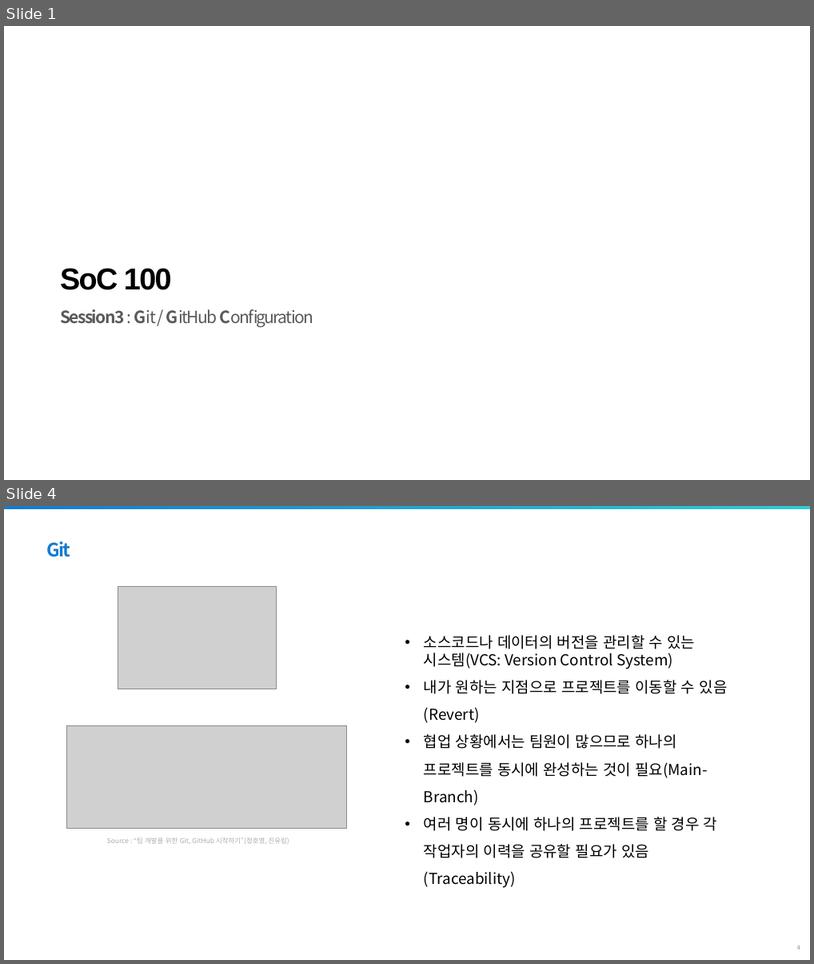
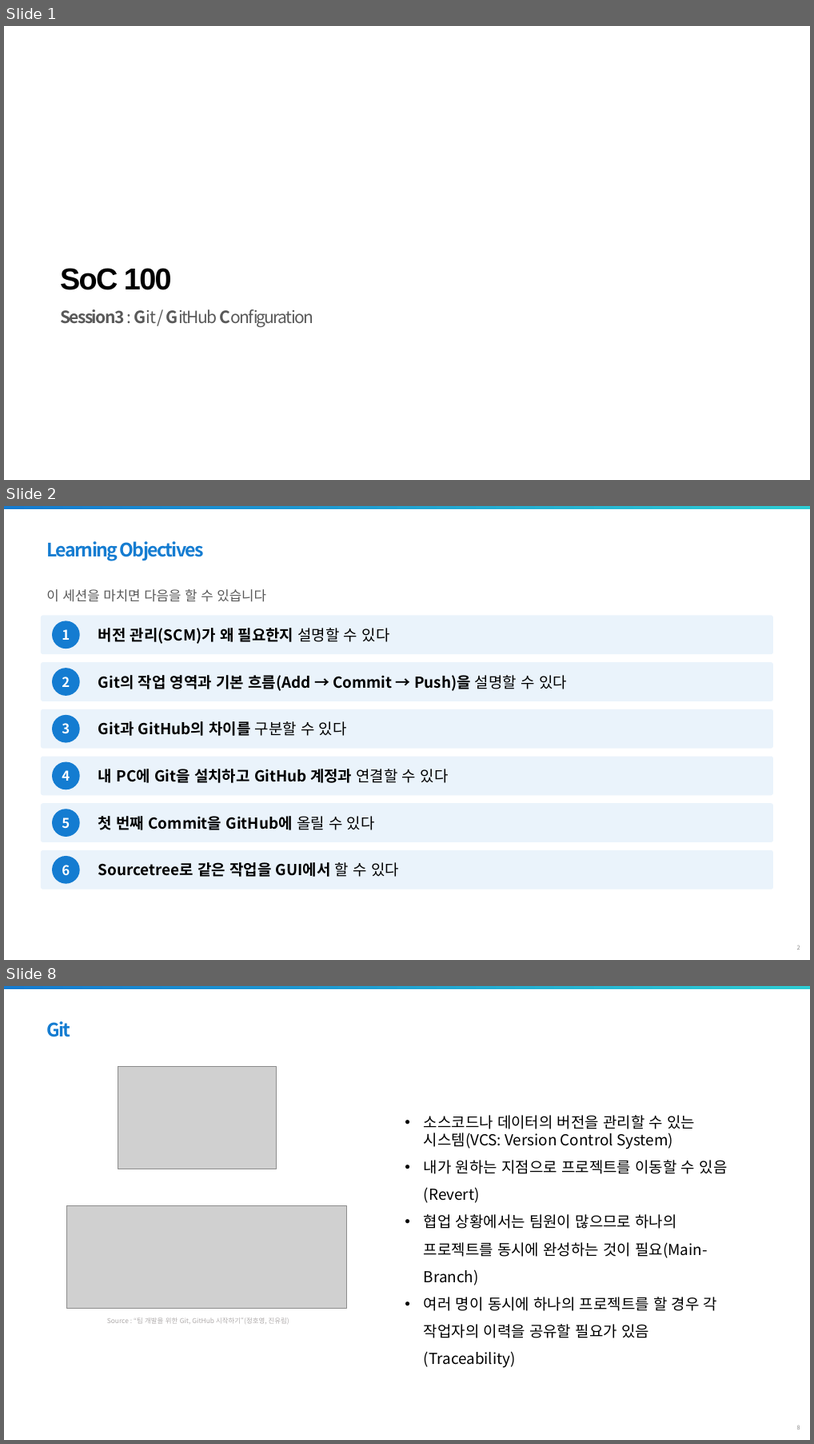
Before and after one commit to jaewoojun070225/gachon2026, a slide deck: 학습파일/SoC100_3.pptx. Shown one above the other, each under a label of ours: slides 1 and 4 before the commit, slides 1, 2 and 8 after it; the slides between them are not shown. The pictures are 814x964 and 814x1444 pixels, drawn with LibreOffice and Linux fonts; fonts in the diff are those of the drawing; grey boxes stand for pictures; background and template pictures are left out. Boxes give left, top, right and bottom in pixels: in the first picture for what was removed or moved away, otherwise in the second. Text is boxed around its words. In the diff, an @@ line names an element or a change of style, - is before the commit and + after.

```diff
--- a/학습파일/SoC100_3.pptx
+++ b/학습파일/SoC100_3.pptx
@@ slide 2 added at bbox=[4, 506, 810, 960], background #FFFFFF; not listed: 2 template elements that a slide beside it also shows @@
@@ text added at bbox=[47, 541, 204, 561], 22 pt, text #147CD1, bold @@
+Learning Objectives
@@ text added at bbox=[46, 589, 266, 602], 16 pt, text #595959 @@
+이 세션을 마치면 다음을 할 수 있습니다
@@ rounded rectangle added at bbox=[41, 615, 774, 654], fill #EAF3FB @@
@@ ellipse added at bbox=[52, 621, 80, 648], fill #147CD1, 16 pt, text #FFFFFF, bold @@
+1
@@ text added at bbox=[98, 628, 390, 644], 18 pt, text #000000, bold @@
+버전 관리(SCM)가 왜 필요한지 설명할 수 있다
@@ rounded rectangle added at bbox=[41, 662, 774, 701], fill #EAF3FB @@
@@ ellipse added at bbox=[52, 668, 80, 696], fill #147CD1, 16 pt, text #FFFFFF, bold @@
+2
@@ text added at bbox=[98, 675, 567, 691], 18 pt, text #000000, bold @@
+Git의 작업 영역과 기본 흐름(Add → Commit → Push)을 설명할 수 있다
@@ rounded rectangle added at bbox=[41, 709, 774, 748], fill #EAF3FB @@
@@ ellipse added at bbox=[52, 715, 80, 743], fill #147CD1, 16 pt, text #FFFFFF, bold @@
+3
@@ text added at bbox=[98, 721, 347, 736], 18 pt, text #000000, bold @@
+Git과 GitHub의 차이를 구분할 수 있다
@@ rounded rectangle added at bbox=[41, 756, 774, 795], fill #EAF3FB @@
@@ ellipse added at bbox=[52, 762, 80, 790], fill #147CD1, 16 pt, text #FFFFFF, bold @@
+4
@@ text added at bbox=[98, 768, 449, 783], 18 pt, text #000000, bold @@
+내 PC에 Git을 설치하고 GitHub 계정과 연결할 수 있다
@@ rounded rectangle added at bbox=[41, 803, 774, 842], fill #EAF3FB @@
@@ ellipse added at bbox=[52, 808, 80, 836], fill #147CD1, 16 pt, text #FFFFFF, bold @@
+5
@@ text added at bbox=[98, 816, 375, 830], 18 pt, text #000000, bold @@
+첫 번째 Commit을 GitHub에 올릴 수 있다
@@ rounded rectangle added at bbox=[41, 850, 774, 889], fill #EAF3FB @@
@@ ellipse added at bbox=[52, 856, 80, 884], fill #147CD1, 16 pt, text #FFFFFF, bold @@
+6
@@ text added at bbox=[98, 862, 399, 876], 18 pt, text #000000, bold @@
+Sourcetree로 같은 작업을 GUI에서 할 수 있다
@@ what was slide 4 is now slide 8 @@
```
Also in this commit, not shown: 11 slides changed, 21 other slides added, 2 other files.
